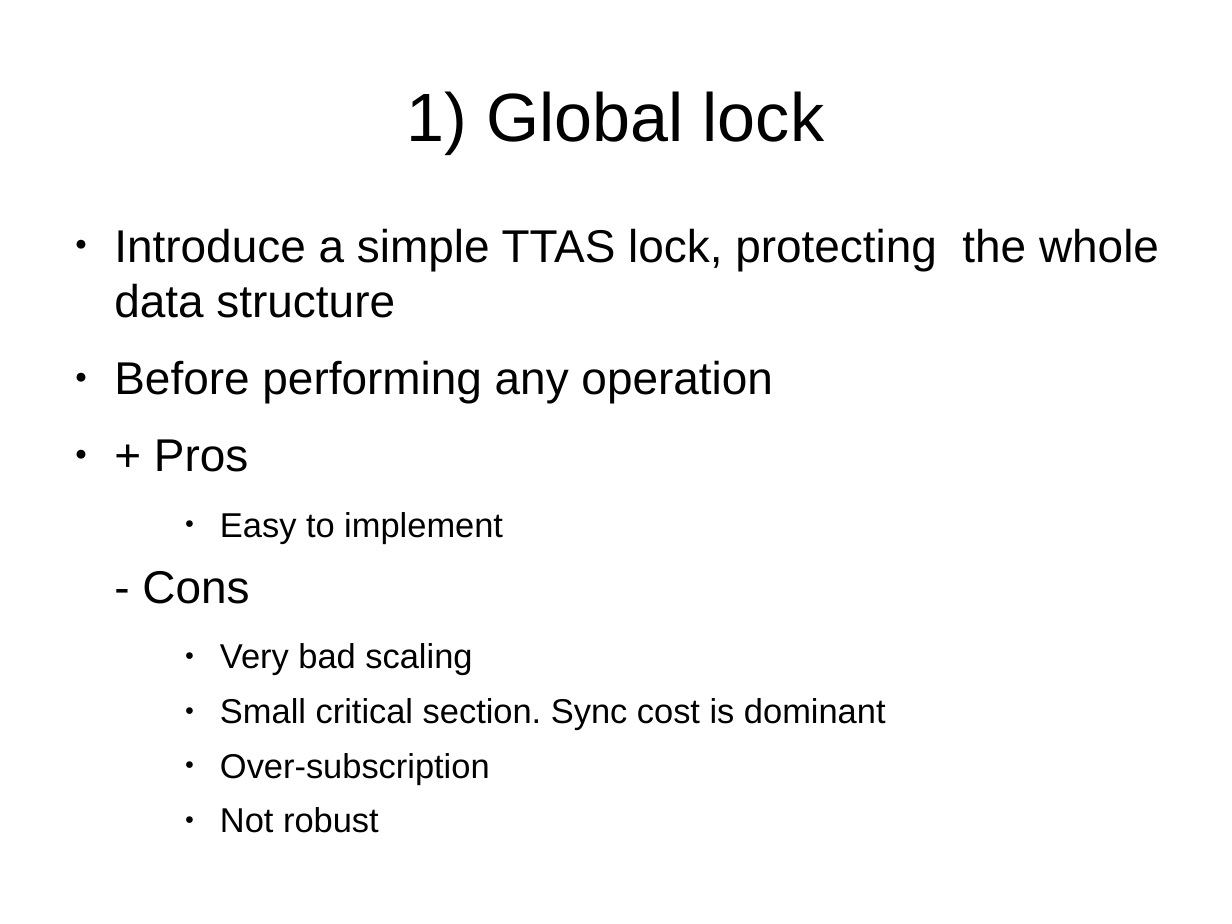
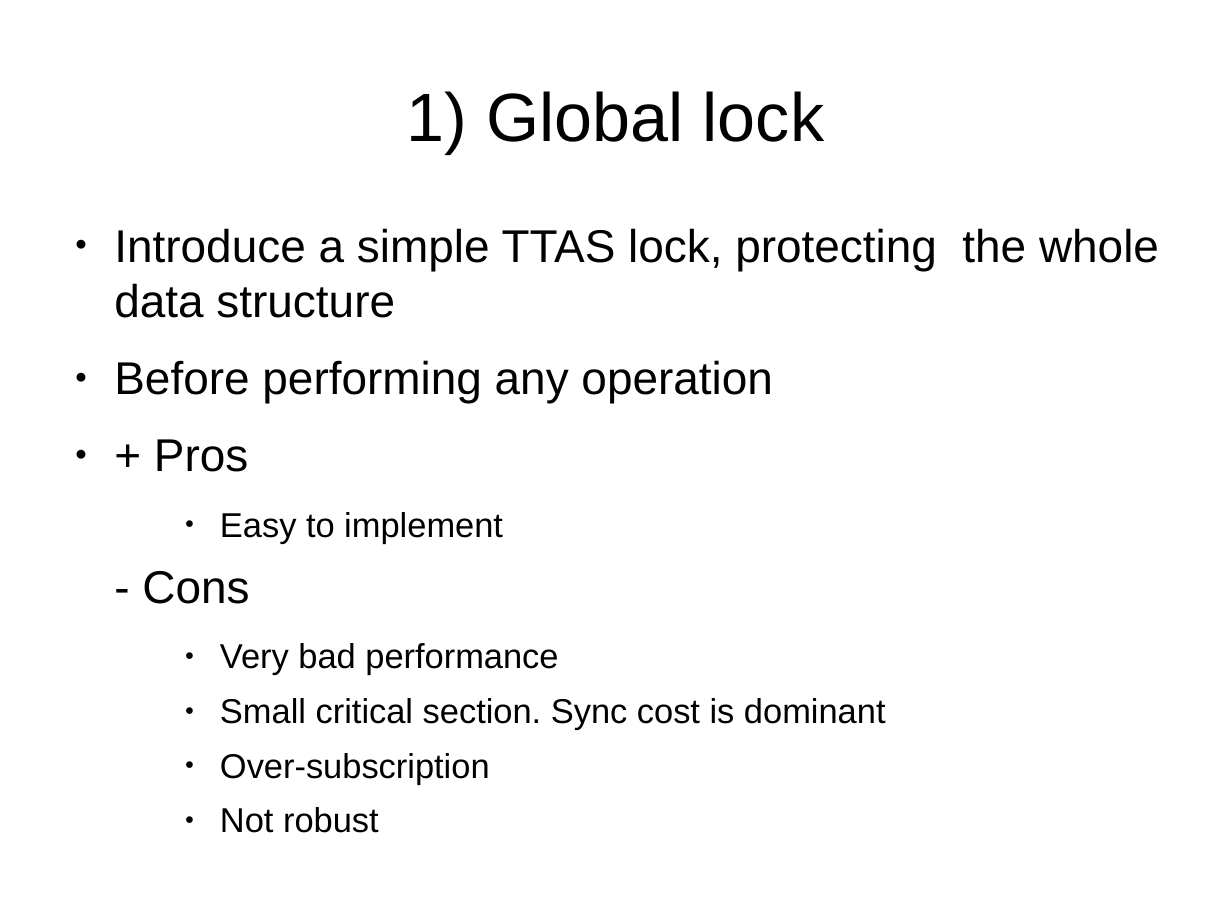
Before and after one commit to mpastyl/my_thesis, a slide deck: slide 13 of presentation.odp. Drawn at 1232x924 pixels with LibreOffice and Linux fonts; fonts in the diff are those of the drawing. Boxes give left, top, right and bottom in pixels: in the first picture for what was removed or moved away, otherwise in the second. Text is boxed around its words. In the diff, an @@ line names an element or a change of style, - is before the commit and + after.

```diff
--- a/presentation.odp
+++ b/presentation.odp
@@ text at (220, 643, 558, 675): text changed @@
-    ● Very bad scaling
+    ● Very bad performance
```
Also in this commit, not shown: 1 other slide changed, 7 slides added.
